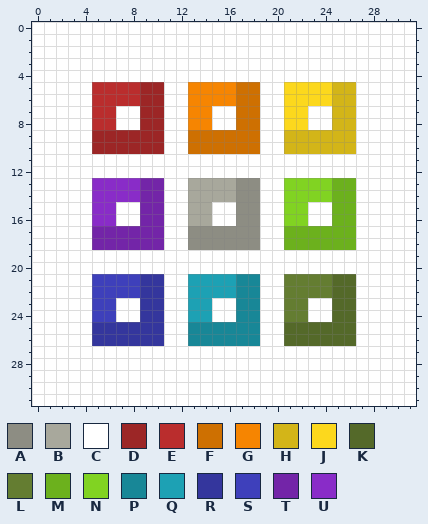
Two states of a pixel-art sprite, pack.png. Above: the version before the commit.
The file is 32x32 pixels.
Palette (. is transparent): A #8d8d83  B #a8a89c  C #ffffff  D #9c2626  E #ba2d2d  F #ce7001  G #f68501  H #d3b518  J #fcd81d  K #546929  L #647d31  M #6cb11d  N #81d322  P #188797  Q #1da1b4  R #34369d  S #3e40bb  T #7325a8  U #892cc8
Pixels before, first column x 0:
 0 CCCCCCCCCCCCCCCCCCCCCCCCCCCCCCCC
 1 CCCCCCCCCCCCCCCCCCCCCCCCCCCCCCCC
 2 CCCCCCCCCCCCCCCCCCCCCCCCCCCCCCCC
 3 CCCCCCCCCCCCCCCCCCCCCCCCCCCCCCCC
 4 CCCCCCCCCCCCCCCCCCCCCCCCCCCCCCCC
 5 CCCCCEEEEDDCCGGGGFFCCJJJJHHCCCCC
 6 CCCCCEEEEDDCCGGGGFFCCJJJJHHCCCCC
 7 CCCCCEECCDDCCGGCCFFCCJJCCHHCCCCC
 8 CCCCCEECCDDCCGGCCFFCCJJCCHHCCCCC
 9 CCCCCDDDDDDCCFFFFFFCCHHHHHHCCCCC
10 CCCCCDDDDDDCCFFFFFFCCHHHHHHCCCCC
11 CCCCCCCCCCCCCCCCCCCCCCCCCCCCCCCC
12 CCCCCCCCCCCCCCCCCCCCCCCCCCCCCCCC
13 CCCCCUUUUTTCCBBBBAACCNNNNMMCCCCC
14 CCCCCUUUUTTCCBBBBAACCNNNNMMCCCCC
15 CCCCCUUCCTTCCBBCCAACCNNCCMMCCCCC
16 CCCCCUUCCTTCCBBCCAACCNNCCMMCCCCC
17 CCCCCTTTTTTCCAAAAAACCMMMMMMCCCCC
18 CCCCCTTTTTTCCAAAAAACCMMMMMMCCCCC
19 CCCCCCCCCCCCCCCCCCCCCCCCCCCCCCCC
20 CCCCCCCCCCCCCCCCCCCCCCCCCCCCCCCC
21 CCCCCSSSSRRCCQQQQPPCCLLLLKKCCCCC
22 CCCCCSSSSRRCCQQQQPPCCLLLLKKCCCCC
23 CCCCCSSCCRRCCQQCCPPCCLLCCKKCCCCC
24 CCCCCSSCCRRCCQQCCPPCCLLCCKKCCCCC
25 CCCCCRRRRRRCCPPPPPPCCKKKKKKCCCCC
26 CCCCCRRRRRRCCPPPPPPCCKKKKKKCCCCC
27 CCCCCCCCCCCCCCCCCCCCCCCCCCCCCCCC
28 CCCCCCCCCCCCCCCCCCCCCCCCCCCCCCCC
29 CCCCCCCCCCCCCCCCCCCCCCCCCCCCCCCC
30 CCCCCCCCCCCCCCCCCCCCCCCCCCCCCCCC
31 CCCCCCCCCCCCCCCCCCCCCCCCCCCCCCCC
Once edited:
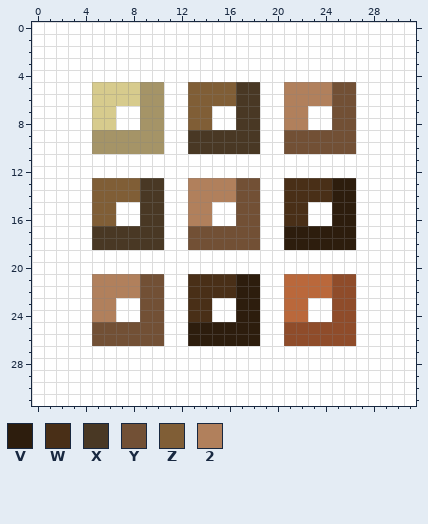
Colours new in this view: V #2d1d0d  W #492f17  X #493824  Y #725035  Z #805e36  2 #b1805c
Edits made:
Colour D changes from #9c2626 to #a59467.
Colour E changes from #ba2d2d to #d7cb8d.
Colour K changes from #546929 to #8f4c2a.
Colour L changes from #647d31 to #ba683b.
Colour B gives way to colour 2 in rows 13 to 14 at x 13 to 16; in rows 15 to 16 at x 13 to 14.
Colour J gives way to colour 2 in rows 5 to 6 at x 21 to 24; in rows 7 to 8 at x 21 to 22.
Colour S gives way to colour 2 in rows 21 to 22 at x 5 to 8; in rows 23 to 24 at x 5 to 6.
Colour M gives way to colour V in rows 13 to 16 at x 25 to 26; in rows 17 to 18 at x 21 to 26.
Colour P gives way to colour V in rows 21 to 24 at x 17 to 18; in rows 25 to 26 at x 13 to 18.
Colour N gives way to colour W in rows 13 to 14 at x 21 to 24; in rows 15 to 16 at x 21 to 22.
Colour Q gives way to colour W in rows 21 to 22 at x 13 to 16; in rows 23 to 24 at x 13 to 14.
Colour F gives way to colour X in rows 5 to 8 at x 17 to 18; in rows 9 to 10 at x 13 to 18.
Colour T gives way to colour X in rows 13 to 16 at x 9 to 10; in rows 17 to 18 at x 5 to 10.
Colour A gives way to colour Y in rows 13 to 16 at x 17 to 18; in rows 17 to 18 at x 13 to 18.
Colour H gives way to colour Y in rows 5 to 8 at x 25 to 26; in rows 9 to 10 at x 21 to 26.
Colour R gives way to colour Y in rows 21 to 24 at x 9 to 10; in rows 25 to 26 at x 5 to 10.
Colour G gives way to colour Z in rows 5 to 6 at x 13 to 16; in rows 7 to 8 at x 13 to 14.
Colour U gives way to colour Z in rows 13 to 14 at x 5 to 8; in rows 15 to 16 at x 5 to 6.
